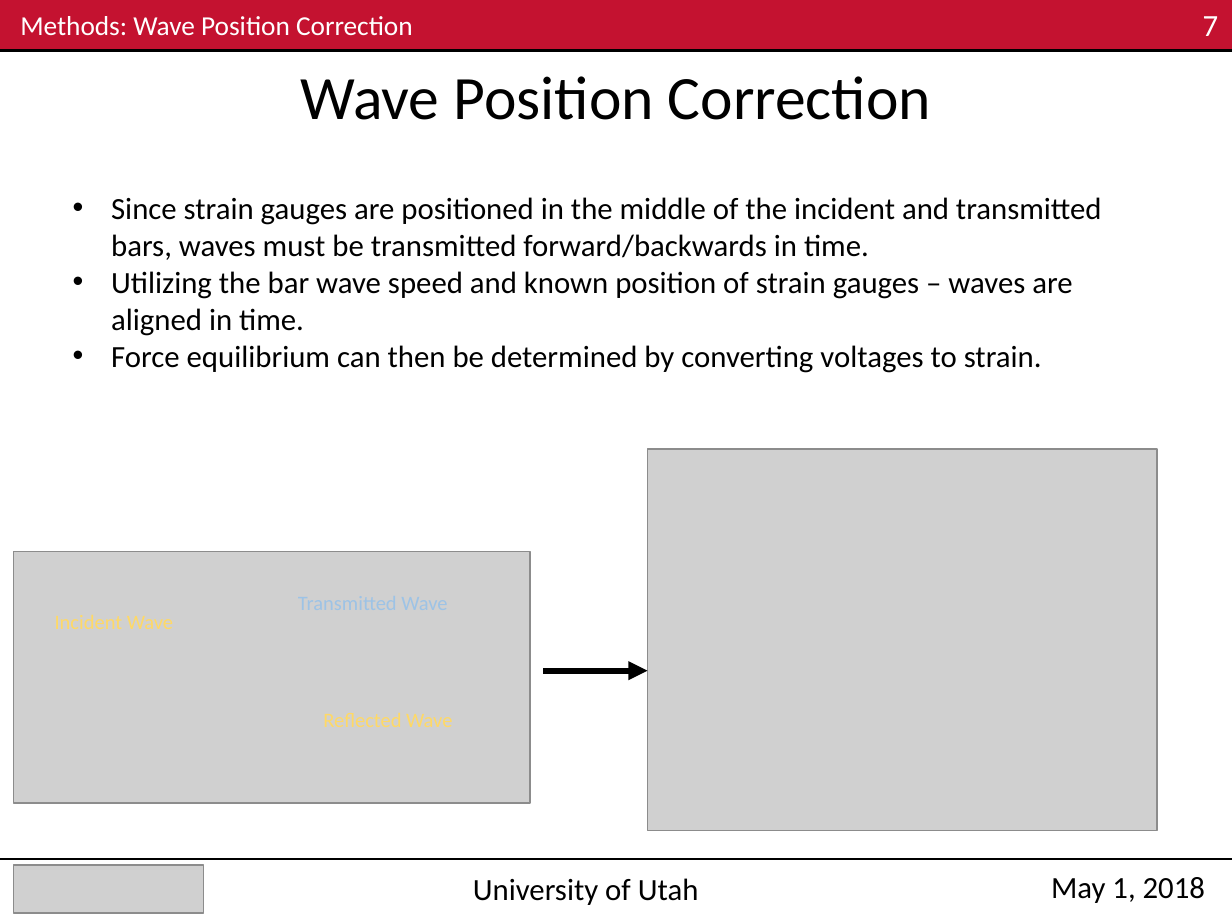
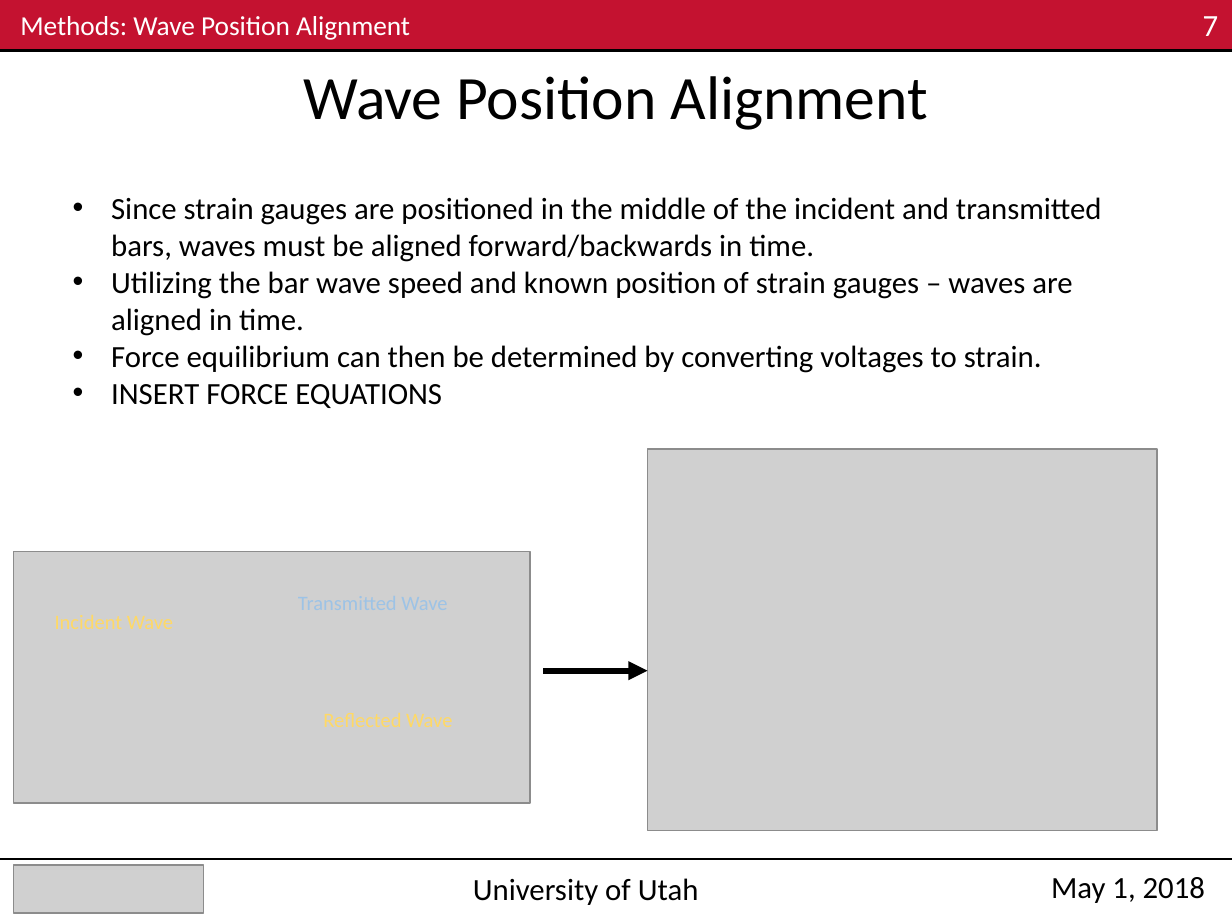
Before and after one commit to Mar-ten/PMAA_Fracture, a slide deck: slide 7 of ME EN 6960_Group4_Exp3_Nick.pptx. Drawn at 1232x924 pixels with LibreOffice and Linux fonts; fonts in the diff are those of the drawing; grey boxes stand for pictures. Boxes give left, top, right and bottom in pixels: in the first picture for what was removed or moved away, otherwise in the second. Text is boxed around its words. In the diff, an @@ line names an element or a change of style, - is before the commit and + after.

```diff
--- a/ME EN 6960_Group4_Exp3_Nick.pptx
+++ b/ME EN 6960_Group4_Exp3_Nick.pptx
@@ text at <box>20,16,410,40</box>: text changed @@
-Methods: Wave Position Correction
+Methods: Wave Position Alignment
@@ text at <box>303,76,928,130</box>: text changed @@
-Wave Position Correction
+Wave Position Alignment
@@ text at <box>111,197,1102,262</box>: text changed @@
-• Since strain gauges are positioned in the middle of the incident and transmitted bars, waves must be transmitted forward/backwards in time.
+• Since strain gauges are positioned in the middle of the incident and transmitted bars, waves must be aligned forward/backwards in time.
@@ text at <box>111,384,442,408</box>: paragraph added @@
+• INSERT FORCE EQUATIONS
```
Also in this commit, not shown: 8 other slides changed.
